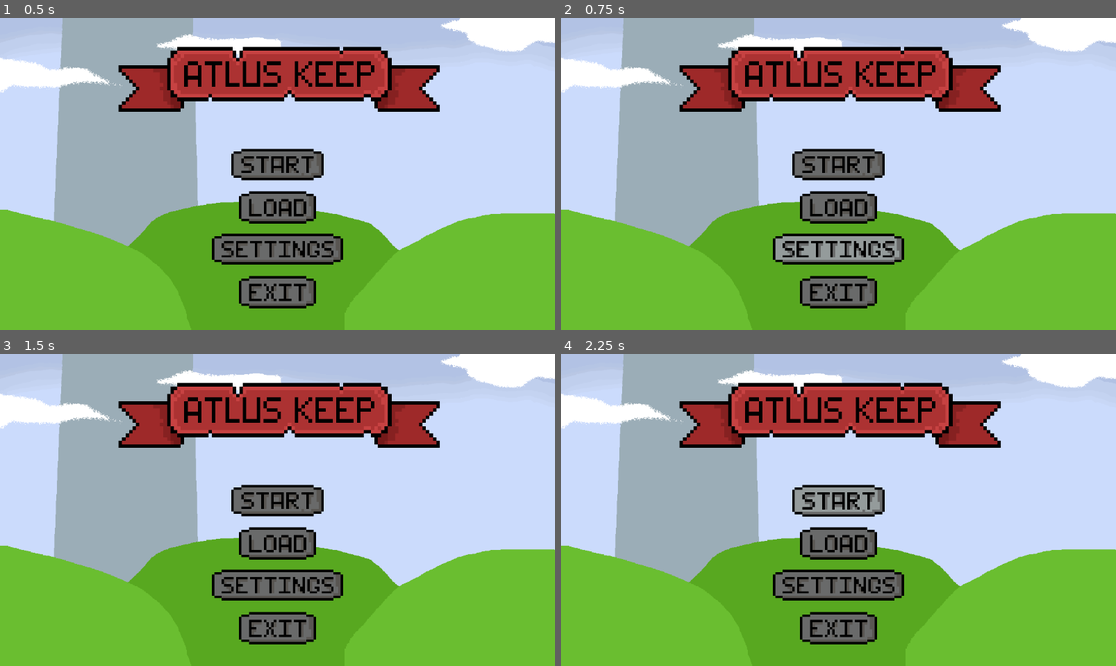
Above: before the commit, frames 1-4 (two rows, left to right).
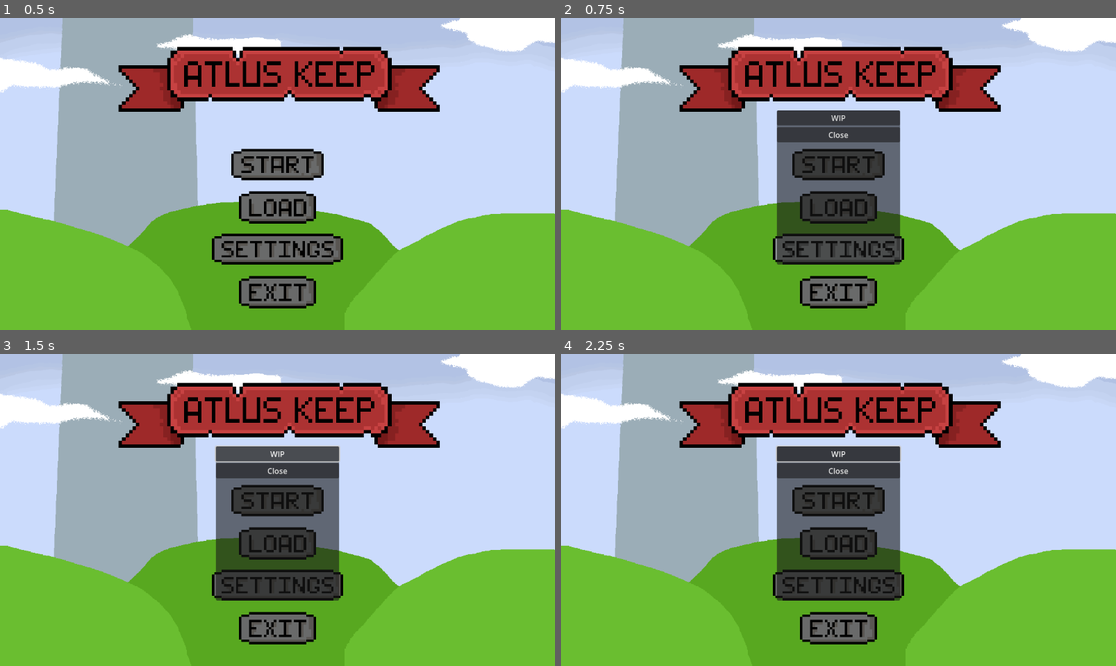
Above: after the commit, the same moments.

Repository: fakename-alias/Atlus-Keep
Game: Godot game, scene res://scenes/main_menu.tscn
Two runs of this game, one before a commit and one after it. Both use one fixed random seed, a clock stepped at 60 frames per second and the inputs below.
Inputs (mouse positions are in pixels of both pictures, inside the frame that each line leads up to):
- Up to frame 1 (0.5 s): no input
- Up to frame 2 (0.75 s): click (838, 248) at 0.5 s
- Up to frame 3 (1.5 s): click (277, 453) at 1.25 s, where only the run after the commit has a clickable "WIP"
- Up to frame 4 (2.25 s): click (838, 500) at 2 s

Frame 1 is identical in both runs. In frame 2, 9.2% of the frame differs, in the area x 38-62%, y 29-80%; in frame 3, 9.2%; in frame 4, 9.3%.

Commit message:
Menu functionality
added settings menu (not fleshed out)
made pause menu for when we get into the game
added exit functionality

Diff:
--- a/scenes/main_menu.tscn
+++ b/scenes/main_menu.tscn
@@ -1,8 +1,10 @@
-[gd_scene load_steps=16 format=3 uid="uid://cy8nomg4u4yjv"]
+[gd_scene load_steps=18 format=3 uid="uid://cy8nomg4u4yjv"]
 
 [ext_resource type="Texture2D" uid="uid://b6d80yhbdgrf1" path="res://assets/images/mm background.png" id="1_l6cm7"]
+[ext_resource type="Script" uid="uid://bff4ngpp7lvg" path="res://scripts/main_menu.gd" id="1_wu84c"]
 [ext_resource type="Texture2D" uid="uid://4d6iilnq14nb" path="res://assets/images/Atlus Keep banner.png" id="2_ekxnf"]
 [ext_resource type="Texture2D" uid="uid://yns7h2mncxvp" path="res://assets/sprites/menu buttons.png" id="3_bqqt6"]
+[ext_resource type="PackedScene" uid="uid://bxld1g1q3wtwt" path="res://scenes/main_menu_settings.tscn" id="5_8ln24"]
 
 [sub_resource type="AtlasTexture" id="AtlasTexture_wu84c"]
 atlas = ExtResource("3_bqqt6")
@@ -53,6 +55,7 @@
 region = Rect2(34, 18, 31, 13)
 
 [node name="MainMenu" type="Node2D"]
+script = ExtResource("1_wu84c")
 
 [node name="MmBackground" type="Sprite2D" parent="."]
 position = Vector2(576, 324)
@@ -106,3 +109,19 @@
 texture_normal = SubResource("AtlasTexture_oa1go")
 texture_pressed = SubResource("AtlasTexture_rcqid")
 texture_hover = SubResource("AtlasTexture_1ajci")
+
+[node name="CanvasLayer" type="CanvasLayer" parent="."]
+visible = false
+
+[node name="main_menu_settings_menu" parent="CanvasLayer" instance=ExtResource("5_8ln24")]
+anchors_preset = -1
+anchor_right = 0.222222
+anchor_bottom = 0.493827
+offset_left = 448.0
+offset_top = 192.0
+offset_right = 448.0
+offset_bottom = 192.0
+metadata/_edit_use_anchors_ = true
+
+[connection signal="pressed" from="menu buttons/settings" to="." method="_on_settings_pressed"]
+[connection signal="pressed" from="menu buttons/exit" to="." method="_on_exit_pressed"]
--- /dev/null
+++ b/scenes/main_menu_settings.tscn
@@ -0,0 +1,34 @@
+[gd_scene load_steps=2 format=3 uid="uid://bxld1g1q3wtwt"]
+
+[ext_resource type="Script" uid="uid://c0lh6emu40m0" path="res://scripts/main_menu_settings.gd" id="1_l3mmd"]
+
+[node name="main_menu_settings_menu" type="Control"]
+layout_mode = 3
+anchors_preset = 15
+anchor_right = 1.0
+anchor_bottom = 1.0
+offset_right = -896.0
+offset_bottom = -328.0
+grow_horizontal = 2
+grow_vertical = 2
+script = ExtResource("1_l3mmd")
+
+[node name="PanelContainer" type="PanelContainer" parent="."]
+layout_mode = 0
+offset_right = 256.0
+offset_bottom = 320.0
+
+[node name="BoxContainer" type="BoxContainer" parent="PanelContainer"]
+layout_mode = 2
+vertical = true
+
+[node name="Button" type="Button" parent="PanelContainer/BoxContainer"]
+layout_mode = 2
+text = "WIP"
+
+[node name="Close" type="Button" parent="PanelContainer/BoxContainer"]
+layout_mode = 2
+text = "Close
+"
+
+[connection signal="pressed" from="PanelContainer/BoxContainer/Close" to="." method="_on_close_pressed"]
--- a/scenes/mainmenu.tscn
+++ /dev/null
@@ -1,11 +0,0 @@
-[gd_scene format=3 uid="uid://ddttjuh5g8ojg"]
-
-[node name="Control" type="Control"]
-layout_mode = 3
-anchors_preset = 15
-anchor_right = 1.0
-anchor_bottom = 1.0
-grow_horizontal = 2
-grow_vertical = 2
-
-[node name="TileMapLayer" type="TileMapLayer" parent="."]
--- /dev/null
+++ b/scenes/pause_menu.tscn
@@ -0,0 +1,44 @@
+[gd_scene load_steps=2 format=3 uid="uid://b2hhl4de1sud3"]
+
+[ext_resource type="Script" uid="uid://b65tl7j5453is" path="res://scripts/pause_menu.gd" id="1_n87rw"]
+
+[node name="Pause Menu" type="Control"]
+process_mode = 3
+layout_mode = 3
+anchors_preset = 15
+anchor_right = 1.0
+anchor_bottom = 1.0
+offset_right = -576.0
+offset_bottom = -8.0
+grow_horizontal = 2
+grow_vertical = 2
+script = ExtResource("1_n87rw")
+
+[node name="PanelContainer" type="PanelContainer" parent="."]
+layout_mode = 0
+offset_right = 512.0
+offset_bottom = 502.0
+
+[node name="VBoxContainer" type="VBoxContainer" parent="PanelContainer"]
+layout_mode = 2
+theme_override_constants/separation = 126
+alignment = 1
+
+[node name="Resume" type="Button" parent="PanelContainer/VBoxContainer"]
+layout_mode = 2
+text = "Resume"
+
+[node name="Save" type="Button" parent="PanelContainer/VBoxContainer"]
+layout_mode = 2
+text = "Save/Load"
+
+[node name="Settings" type="Button" parent="PanelContainer/VBoxContainer"]
+layout_mode = 2
+text = "Settings"
+
+[node name="Close" type="Button" parent="PanelContainer/VBoxContainer"]
+layout_mode = 2
+text = "Close"
+
+[connection signal="pressed" from="PanelContainer/VBoxContainer/Resume" to="." method="_on_resume_pressed"]
+[connection signal="pressed" from="PanelContainer/VBoxContainer/Close" to="." method="_on_close_pressed"]
--- /dev/null
+++ b/scripts/main_menu.gd
@@ -0,0 +1,11 @@
+extends Node2D
+
+@onready var settings_overlay = $CanvasLayer
+
+func _on_exit_pressed() -> void:
+	get_tree().quit();
+
+
+
+func _on_settings_pressed() -> void:
+	settings_overlay.visible = true
--- /dev/null
+++ b/scripts/main_menu_settings.gd
@@ -0,0 +1,6 @@
+extends Control
+
+
+
+func _on_close_pressed() -> void:
+	get_parent().visible = false
--- a/pause_menu.gd
+++ b/scripts/pause_menu.gd
@@ -16,10 +16,7 @@
 
 
 func _on_resume_pressed() -> void:
-	resume()
+	resume();
 
-func _on_save_pressed() -> void:
-	pass # replace with save game logic
-
-func _on_exit_pressed() -> void:
-	get_tree().quit()
+func _on_close_pressed() -> void:
+	get_tree().quit();
Not shown, added: scripts/main_menu.gd.uid
Not shown, added: scripts/main_menu_settings.gd.uid
Renamed: pause_menu.gd.uid -> scripts/pause_menu.gd.uid
